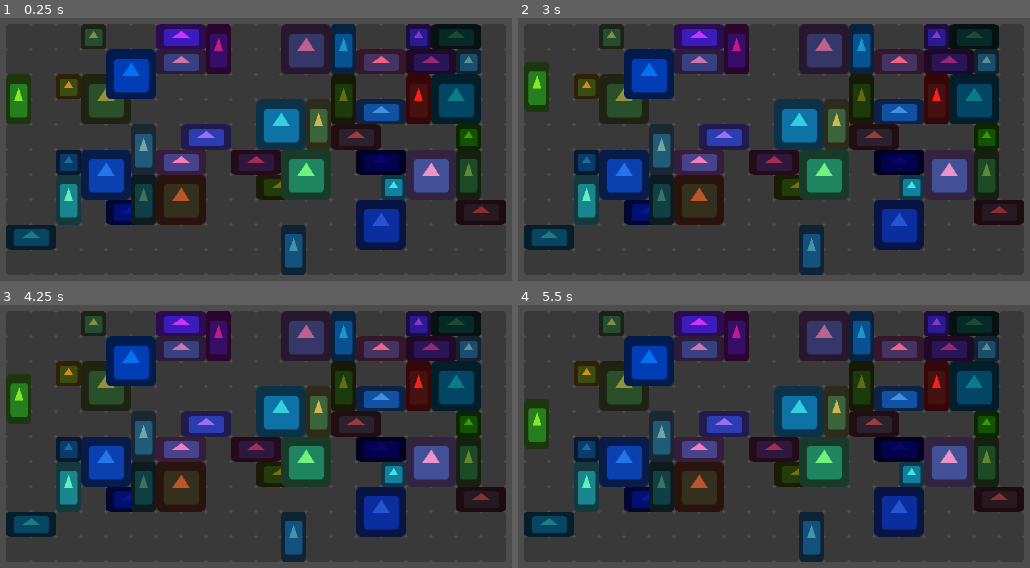
Above: before the commit, frames 1-4 (two rows, left to right).
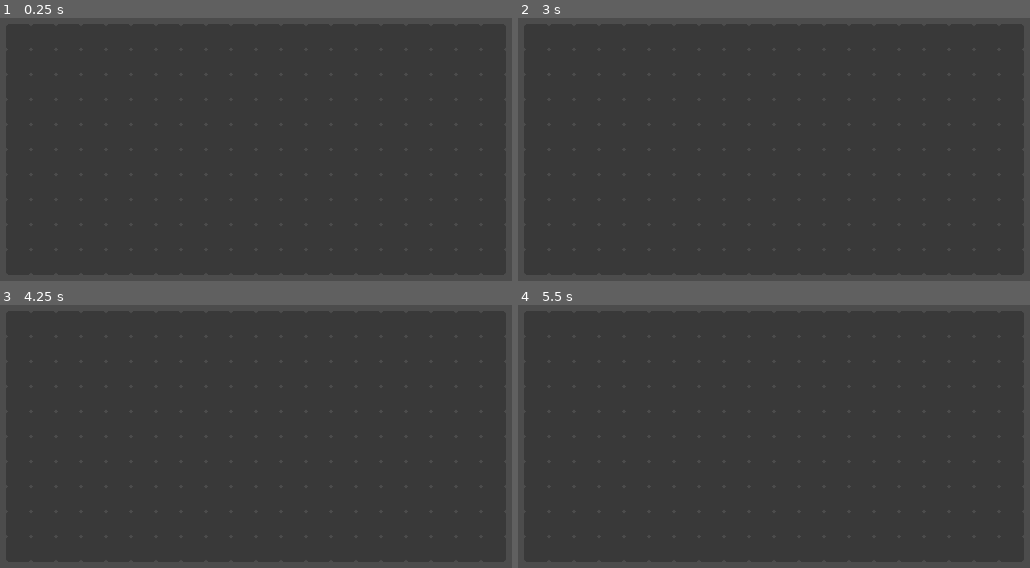
Above: after the commit, the same moments.

Repository: Galomortal47/BackPack
Game: Godot game, scene res://Backpack/Invetory.tscn
Same seed, same stepped clock (60 frames per second), same inputs: the game is played once before the commit and once after it. The engine's default icon, where the game draws it, is replaced by a stand-in: a white triangle on a blue panel in a dark square.
Inputs (mouse positions are in pixels of both pictures, inside the frame that each line leads up to):
- Up to frame 1 (0.25 s): no input
- Up to frame 2 (3 s): click (538, 36) at 0.52 s; click (538, 62) at 1.27 s; click (538, 99) at 2.02 s; click (538, 86) at 2.77 s
- Up to frame 3 (4.25 s): click (20, 399) at 3.52 s
- Up to frame 4 (5.5 s): click (538, 410) at 4.27 s; click (538, 423) at 5.02 s

The runs differ from the first frame. In frame 1, 42% of the frame differs, in the area x 1-99%, y 2-98%; in frame 2, 42%; in frame 3, 42%; in frame 4, 42%.

Commit message:
removing random gen

Diff:
--- a/Backpack/Inventory.gd
+++ b/Backpack/Inventory.gd
@@ -31,23 +31,8 @@
 			button.set_size(Vector2(64,64))
 			var label = Label.new()
 			button.add_child(label)
-			if backpack[x][y] == null and not x == items_v-1 and not y == items_h-1:
-				test_gen_random_stuff(button)
 			add_child(button)
 	pass
-
-func test_gen_random_stuff(button):
-	randomize()
-	button.modulate = Color(rand_range(0,1),rand_range(0,1),rand_range(0,1),1)
-	var gen = int(rand_range(0,3))
-	match gen:
-		1:
-			button.texture_normal = load("res://icon.png")
-			var size_x = round(rand_range(1,2))
-			var size_y = round(rand_range(1,2))
-			button.set_scale(Vector2(size_x,size_y))
-			button.size = Vector2(size_x,size_y)
-			process_filled_up_grids(button.index,button.size,true)
 
 func pos_to_index(y,x):
 	return y + (x*items_h)
